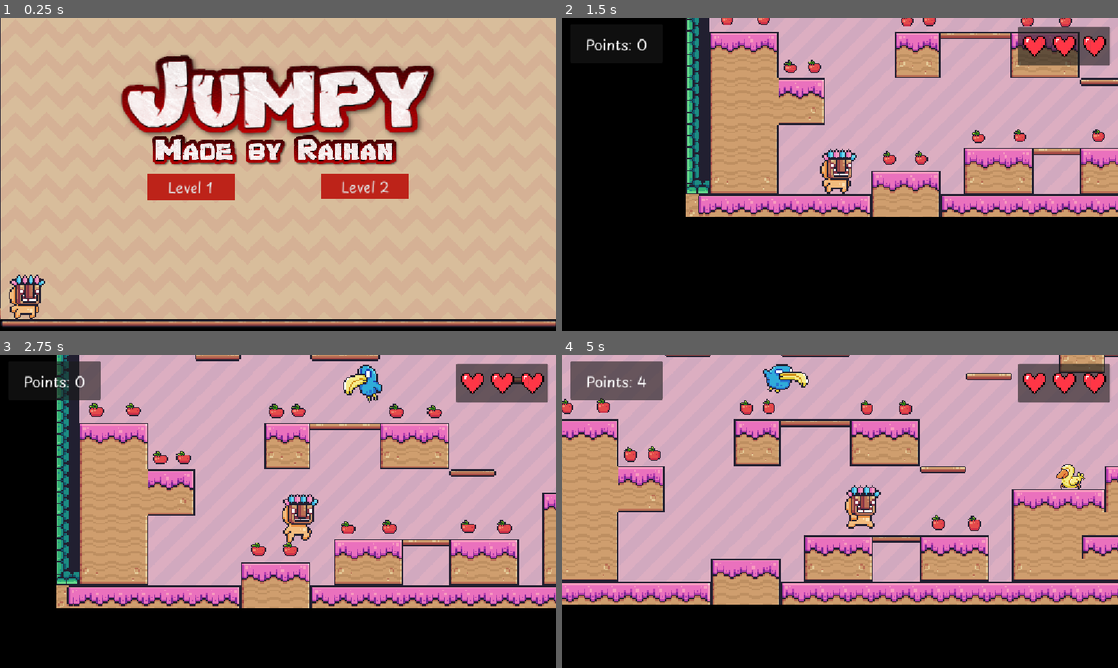
Above: before the commit, frames 1-4 (two rows, left to right).
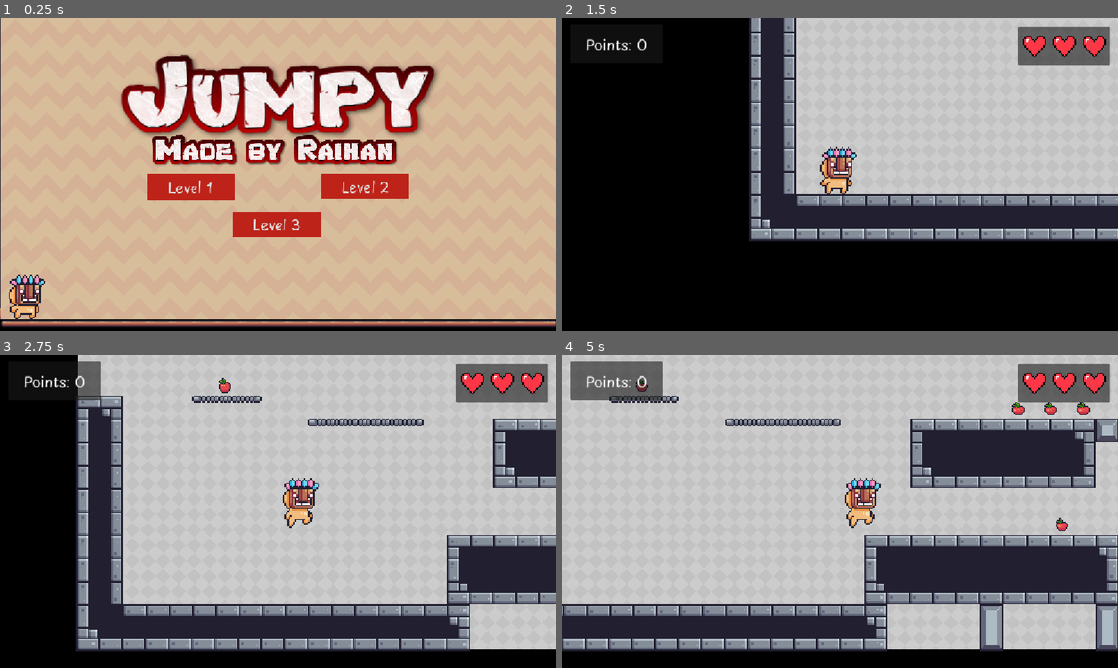
Above: after the commit, the same moments.

Repository: raihan-ys/2d-platformer-game
Game: Godot game, scene res://scenes/menu/main_menu.tscn
Same seed, same stepped clock (60 frames per second), same inputs: the game is played once before the commit and once after it.
Inputs (mouse positions are in pixels of both pictures, inside the frame that each line leads up to):
- Up to frame 1 (0.25 s): no input
- Up to frame 2 (1.5 s): click (840, 224) at 0.5 s, where only the run after the commit has a clickable "Level 3"; click (751, 187) at 1.25 s, where only the run before the commit has a clickable "Level 1"
- Up to frame 3 (2.75 s): hold D (right) from 2.03 s (still down); tap W (jump) at 2.27 s
- Up to frame 4 (5 s): tap W (jump) at 3.02, 4.52 s; release D (right) at 3.53 s; hold A (left) 3.53-4.28 s; hold D (right) from 4.28 s (still down)

The runs differ from the first frame. In frame 1, 1.4% of the frame differs, in the area x 30-70%, y 52-70%; in frame 2, 52%; in frame 3, 81%; in frame 4, 90%, in the area x 0-100%, y 0-95%.

Commit message:
Add comments and fix node's textures

Diff:
--- a/scenes/game_objects/swinging_spike_ball.gd
+++ b/scenes/game_objects/swinging_spike_ball.gd
@@ -12,6 +12,8 @@
 # Called every frame. 'delta' is the elapsed time since the previous frame.
 func _process(delta: float) -> void:
 	time_passed += delta
+
+	# Radian: Satuan untuk mengukur sudut karena Node2D tidak pakai derajat
 	swing_pivot.rotation = deg_to_rad(swing_angle) * sin(
 		time_passed * swing_speed
 	)
--- a/scenes/levels/level3.tscn
+++ b/scenes/levels/level3.tscn
@@ -225,7 +225,7 @@
 tile_set = SubResource("TileSet_13qdw")
 
 [node name="Player" parent="SceneObjects" unique_id=461984618 node_paths=PackedStringArray("hearts") instance=ExtResource("3_sru4k")]
-position = Vector2(461.00003, -156)
+position = Vector2(-272, 507)
 hearts = [NodePath("../../UI/Hearts/HBoxContainer/Heart1"), NodePath("../../UI/Hearts/HBoxContainer/Heart2"), NodePath("../../UI/Hearts/HBoxContainer/Heart3")]
 
 [node name="Camera2D" type="Camera2D" parent="SceneObjects/Player" unique_id=2128874735]
--- a/scenes/menu/main_menu.gd
+++ b/scenes/menu/main_menu.gd
@@ -5,3 +5,6 @@
 
 func _on_level_2_pressed() -> void:
 	get_tree().change_scene_to_file("res://scenes/levels/level2.tscn")
+
+func _on_level_3_pressed() -> void:
+	get_tree().change_scene_to_file("res://scenes/levels/level3.tscn")
--- a/scenes/menu/main_menu.tscn
+++ b/scenes/menu/main_menu.tscn
@@ -224,6 +224,7 @@
 texture = ExtResource("3_hj162")
 
 [node name="Level1" type="Button" parent="." unique_id=381045209]
+texture_filter = 1
 anchors_preset = 8
 anchor_left = 0.5
 anchor_top = 0.5
@@ -242,6 +243,7 @@
 "
 
 [node name="Level2" type="Button" parent="." unique_id=1472053231]
+texture_filter = 1
 anchors_preset = 8
 anchor_left = 0.5
 anchor_top = 0.5
@@ -260,6 +262,27 @@
 text = "Level 2
 "
 
+[node name="Level3" type="Button" parent="." unique_id=1791411695]
+texture_filter = 1
+anchors_preset = 8
+anchor_left = 0.5
+anchor_top = 0.5
+anchor_right = 0.5
+anchor_bottom = 0.5
+offset_left = -93.0
+offset_top = 77.0
+offset_right = 89.0
+offset_bottom = 129.0
+grow_horizontal = 2
+grow_vertical = 2
+size_flags_horizontal = 4
+theme_override_fonts/font = ExtResource("5_isoef")
+theme_override_font_sizes/font_size = 30
+theme_override_styles/normal = SubResource("StyleBoxFlat_isoef")
+theme_override_styles/hover = SubResource("StyleBoxFlat_1k4da")
+text = "Level 3
+"
+
 [node name="TileMap" type="TileMap" parent="." unique_id=185359547]
 position = Vector2(2, 1)
 scale = Vector2(3, 3)
@@ -272,3 +295,4 @@
 
 [connection signal="pressed" from="Level1" to="." method="_on_level_1_pressed"]
 [connection signal="pressed" from="Level2" to="." method="_on_level_2_pressed"]
+[connection signal="pressed" from="Level3" to="." method="_on_level_3_pressed"]
